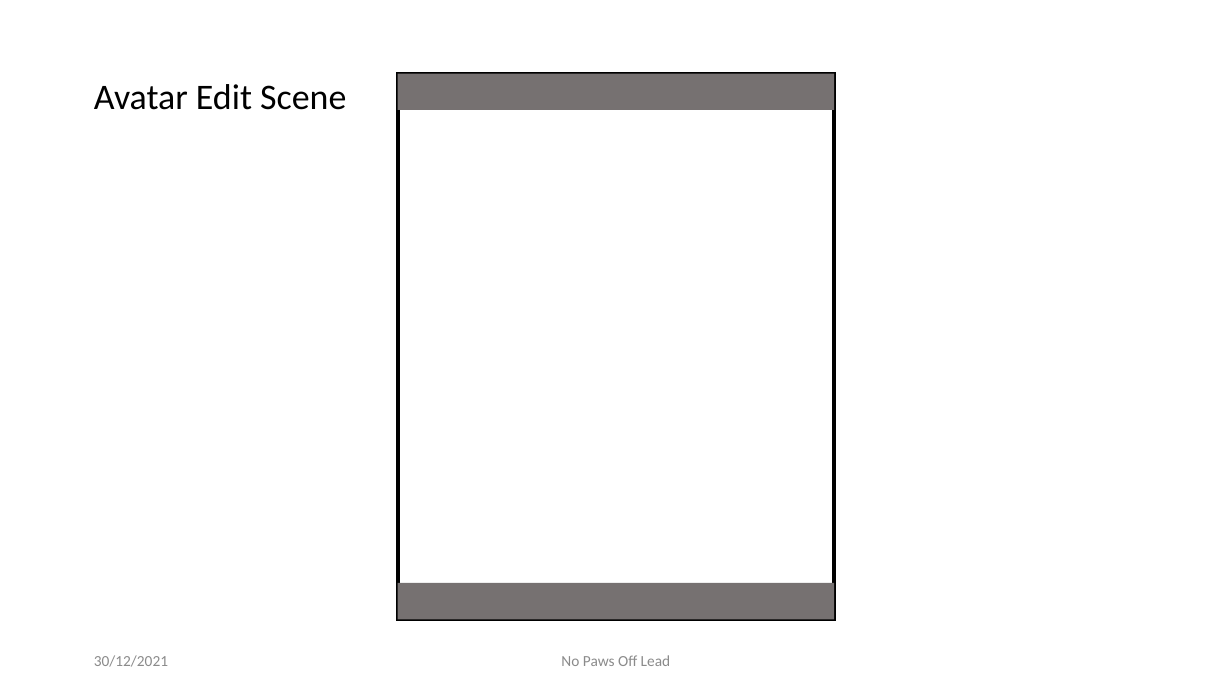
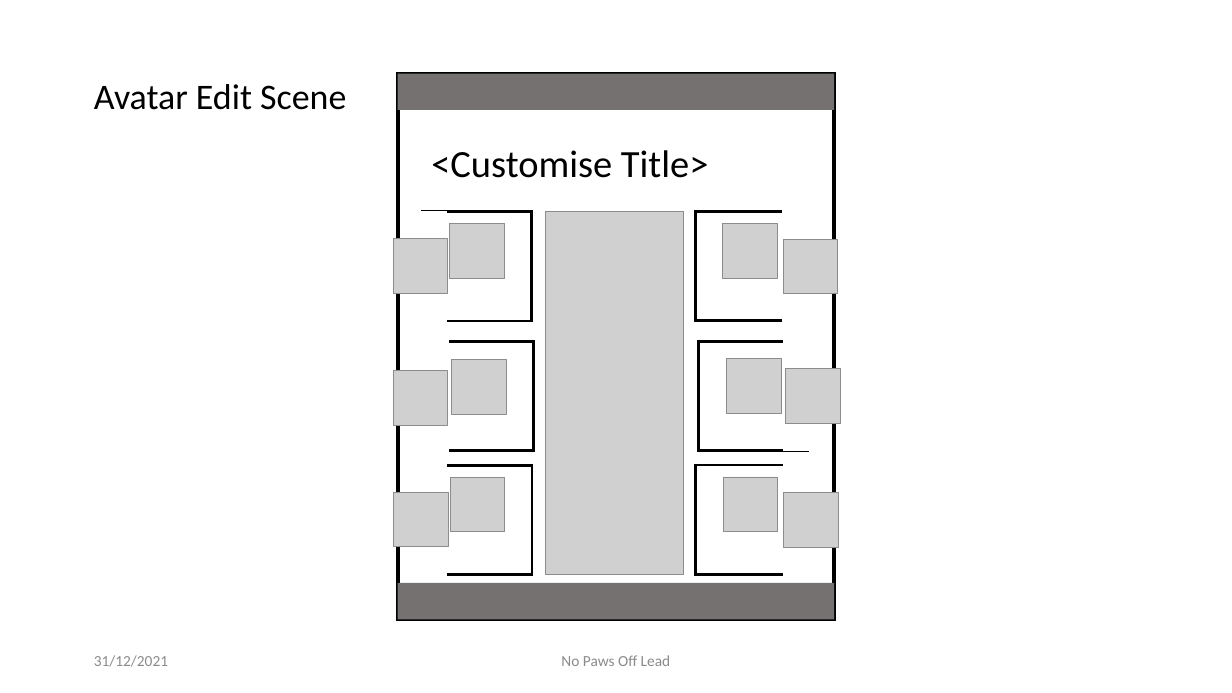
Before and after one commit to zkturman/LumberTim, a slide deck: slide 11 of Design/LumberTim Prototypes.pptx (slide 10 before the commit). Drawn at 1232x693 pixels with LibreOffice and Linux fonts; fonts in the diff are those of the drawing; grey boxes stand for pictures; background and template pictures are left out. Boxes give left, top, right and bottom in pixels: in the first picture for what was removed or moved away, otherwise in the second. Text is boxed around its words. In the diff, an @@ line names an element or a change of style, - is before the commit and + after.

```diff
--- a/Design/LumberTim Prototypes.pptx
+++ b/Design/LumberTim Prototypes.pptx
@@ text added at box(431, 150, 709, 178), 30 pt, text #000000 @@
+<Customise Title>
@@ picture added at box(546, 212, 685, 574) @@
@@ group added at box(393, 212, 838, 321): 4 rectangles, 4 pictures @@
@@ group added at box(394, 341, 840, 451): 4 rectangles, 4 pictures @@
@@ group added at box(394, 465, 838, 575): 4 rectangles, 4 pictures @@
@@ text at box(94, 655, 168, 667): text changed @@
-30/12/2021
+31/12/2021
```
Also in this commit, not shown: 9 other slides changed, 1 slide added, 19 other files.
